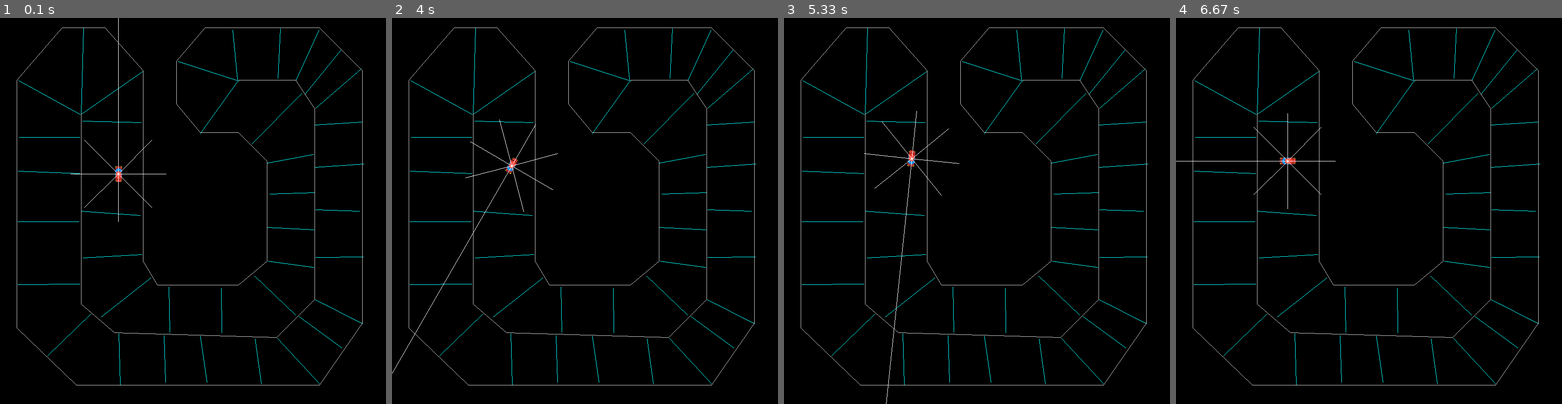
Above: before the commit, frames 1-4 (left to right).
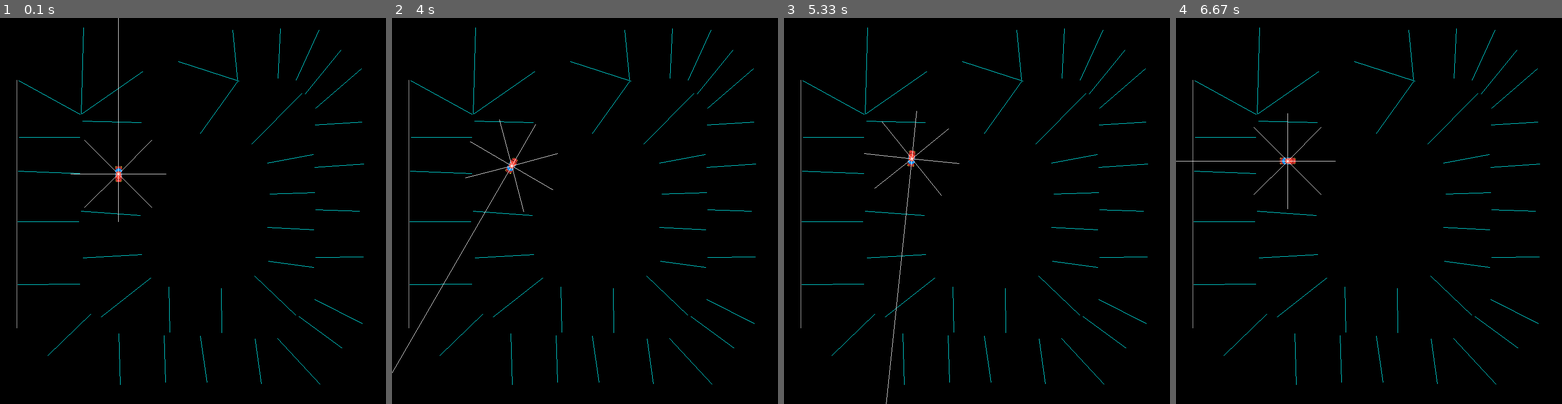
Above: after the commit, the same moments.

Repository: techwithtim/Pygame-Car-Racer
Game: pygame game, started from tutorial2-code/main.py
Same seed, same stepped clock (60 frames per second), same inputs: the game is played once before the commit and once after it.
Inputs:
- Up to frame 1 (0.1 s): no input
- Up to frame 2 (4 s): hold D 0.33-0.8 s; hold W 0.83-1.13 s; hold D 1.17-1.63 s; hold A 1.67-2.2 s; hold S 2.23-2.53 s; hold A 2.57-2.97 s; hold W 3-3.37 s; hold D from 3.4 s (still down)
- Up to frame 3 (5.33 s): release D at 4.03 s; hold S 4.07-4.43 s; hold A 4.47-4.93 s; hold D from 4.97 s (still down)
- Up to frame 4 (6.67 s): release D at 5.43 s; hold W 5.47-5.77 s; hold D 5.8-6.27 s; hold A from 6.3 s (still down)

The runs differ from the first frame. In frame 1, 0.7% of the frame differs, in the area x 4-94%, y 2-96%; in frame 2, 0.7%, in the area x 0-94%, y 2-96%; in frame 3, 0.7%; in frame 4, 0.7%.

Commit message:
sensors work partially
The sensors seem to work ok, will work on it later on

Diff:
--- a/tutorial2-code/main.py
+++ b/tutorial2-code/main.py
@@ -6,50 +6,46 @@
 GRASS = scale_image(pygame.image.load("imgs/grass.jpg"), 2.5)
 TRACK = scale_image(pygame.image.load("imgs/track.png"), 0.9)
 
-TRACK_LINES = [((35, 130), (35, 650)),
-    ((35, 650), (160, 770)),
-    ((160, 770), (670, 770)),
-    ((670, 770), (760, 640)),
-    ((760, 640), (760, 110)),
-    ((760, 110), (670, 20)),
-    ((670, 20), (430, 20)),
-    ((170, 200), (170, 600)),
-    ((170, 600), (240, 660)),
-    ((240, 660), (580, 670)),
-    ((580, 670), (660, 590)),
-    ((660, 590), (660, 190)),
-    ((35, 130), (130, 20)),
-    ((130, 20), (220, 20)),
-    ((220, 20), (300, 110)),
-    ((300, 110), (300, 510)),
-    ((430, 20), (370, 90)),
-    ((370, 90), (370, 180)),
-    ((370, 180), (420, 240)),
-    ((420, 240), (500, 240)),
-    ((660, 190), (620, 130)),
-    ((620, 130), (500, 130)),
-    ((500, 240), (560, 300)),
-    ((560, 300), (560, 510)),
-    ((560, 510), (500, 560)),
-    ((500, 560), (330, 560)),
-    ((330, 560), (300, 510))]
+TRACK_LINES = [((35, 130), (35, 650))]
+    # ((35, 650), (160, 770)),
+    # ((160, 770), (670, 770)),
+    # ((670, 770), (760, 640)),
+    # ((760, 640), (760, 110)),
+    # ((760, 110), (670, 20)),
+    # ((670, 20), (430, 20)),
+    # ((170, 200), (170, 600)),
+    # ((170, 600), (240, 660)),
+    # ((240, 660), (580, 670)),
+    # ((580, 670), (660, 590)),
+    # ((660, 590), (660, 190)),
+    # ((35, 130), (130, 20)),
+    # ((130, 20), (220, 20)),
+    # ((220, 20), (300, 110)),
+    # ((300, 110), (300, 510)),
+    # ((430, 20), (370, 90)),
+    # ((370, 90), (370, 180)),
+    # ((370, 180), (420, 240)),
+    # ((420, 240), (500, 240)),
+    # ((660, 190), (620, 130)),
+    # ((620, 130), (500, 130)),
+    # ((500, 240), (560, 300)),
+    # ((560, 300), (560, 510)),
+    # ((560, 510), (500, 560)),
+    # ((500, 560), (330, 560)),
+    # ((330, 560), (300, 510))]
 
 BONUS_LINES = [
-
 ((173, 216),(296, 219)),
-    ((171, 201),(299, 112)),
-
-    ((170, 200),(175, 20)),
-    ((39, 131),(168, 202)),
-    ((40, 250),(167, 250)),
-    ((167, 326),(38, 321)),
-    ((37, 427),(165, 427)),
-    ((167, 558),(37, 559)),
-    ((190, 621),(100, 708)),
-    ((249, 662),(252, 769)),
-    ((344, 666),(347, 764)),
-
-
+((171, 201),(299, 112)),
+((170, 200),(175, 20)),
+((39, 131),(168, 202)),
+((40, 250),(167, 250)),
+((167, 326),(38, 321)),
+((37, 427),(165, 427)),
+((167, 558),(37, 559)),
+((190, 621),(100, 708)),
+((249, 662),(252, 769)),
+((344, 666),(347, 764)),
 ((420, 667),(434, 764)),
 ((535, 673),(548, 767)),
 ((582, 672),(671, 768)),
@@ -63,27 +59,20 @@
 ((715, 67),(640, 159)),
 ((621, 130),(669, 25)),
 ((588, 22),(583, 126)),
-
-
-
-     ((498, 129),(488, 25)),
-     ((374, 91),(501, 132)),
-     ((420, 242),(498, 133)),
-     ((528, 264),(633, 158)),
-     ((561, 304),(657, 286)),
-     ((566, 369),(660, 366)),
-
-
-
-
-     ((561, 439),(658, 444)),
-     ((563, 510),(658, 523)),
-     ((534, 541),(620, 623)),
-     ((464, 567),(465, 660)),
-     ((354, 564),(356, 659)),
-     ((316, 545),(212, 627)),
-     ((174, 503),(297, 496)),
-     ((294, 414),(170, 405))]
+((498, 129),(488, 25)),
+((374, 91),(501, 132)),
+((420, 242),(498, 133)),
+((528, 264),(633, 158)),
+((561, 304),(657, 286)),
+((566, 369),(660, 366)),
+((561, 439),(658, 444)),
+((563, 510),(658, 523)),
+((534, 541),(620, 623)),
+((464, 567),(465, 660)),
+((354, 564),(356, 659)),
+((316, 545),(212, 627)),
+((174, 503),(297, 496)),
+((294, 414),(170, 405))]
 
 
 TRACK_BORDER = scale_image(pygame.image.load("imgs/track-border.png"), 0.9)
@@ -156,14 +145,36 @@
         # poi = mask.overlap(car_mask, offset)
 
     def sense(self, win):
-        # print(TRACK_BORDER_MASK.outline())
-            # pygame.draw.circle(win,"black", point, 15)
-        # for point in *TRACK_BORDER_MASK.outline():
-        # pygame.draw.lines(win, "Pink", *TRACK_BORDER_MASK.outline())
-        for i in range(0, len(self.sensors), 2):
-            # print(self.sensors[i])
-            # print(self.sensors[i+1])
+        (x1, y1), (x2, y2) = TRACK_LINES[0]
+        (x3, y3), (x4, y4) = self.sensors[0]
+        x1 = round(x1)
+        x2 = round(x2)
+        x3 = round(x3)
+        x4 = round(x4)
+        y1 = round(y1)
+        y2 = round(y2)
+        y3 = round(y3)
+        y4 = round(y4)
+        print(TRACK_LINES[0], self.sensors[0])
+        if x1 == x2 and x3 == x4:
             pass
+        elif x1 == x2:
+            print("im here bioa")
+
+            y = ((y4-y3)/(x4-x3)) * (x1 - x3) + y3
+            if min(y1,y2) <= y <= max(y1, y2) and min(x3,x4) <= x1 <= max(x3,x4):
+                pygame.draw.circle(WIN, (0, 255, 0), (x1, y), 5)
+        elif x3 == x4:
+            print("im here bebe")
+            y = ((y2-y1)/x2-x1) * (x3 - x1) + y1
+            print(y)
+            if min(y3,y4) <= y <= max(y3, y4):
+                pygame.draw.circle(WIN, (255,255,255),(x3, y), 5)
+        else:
+            pass
+
+
+
 
     def reset(self):
         self.x, self.y = self.START_POS
--- a/tutorial2-code/utils.py
+++ b/tutorial2-code/utils.py
@@ -23,14 +23,14 @@
     angle += 180
     radians = math.radians(angle)
     x, y = center
-    pygame.draw.line(win, "white", center, (x + 1000 * math.sin(radians), y + 1000 * math.cos(radians)))
-    sensors_coordinates.append(center)
-    sensors_coordinates.append((x + 1000 * math.sin(radians), y + 1000 * math.cos(radians)))
+    pygame.draw.line(win, "white", center, (x + 800 * math.sin(radians), y + 800 * math.cos(radians)))
+    sensors_coordinates.append((center,(x + 800 * math.sin(radians), y + 800 * math.cos(radians))))
+    # sensors_coordinates.append((x + 1000 * math.sin(radians), y + 1000 * math.cos(radians)))
     radians -= math.pi / 4
     for i in range(7):
         x, y = center
         pygame.draw.line(win, "white", center, (x + 100*math.sin(radians), y + 100*math.cos(radians)))
-        sensors_coordinates.append(center)
-        sensors_coordinates.append((x + 1000 * math.sin(radians), y + 1000 * math.cos(radians)))
+        sensors_coordinates.append((center,(x + 1000 * math.sin(radians), y + 1000 * math.cos(radians))))
+        # sensors_coordinates.append()
         radians -= math.pi/4
     return sensors_coordinates
